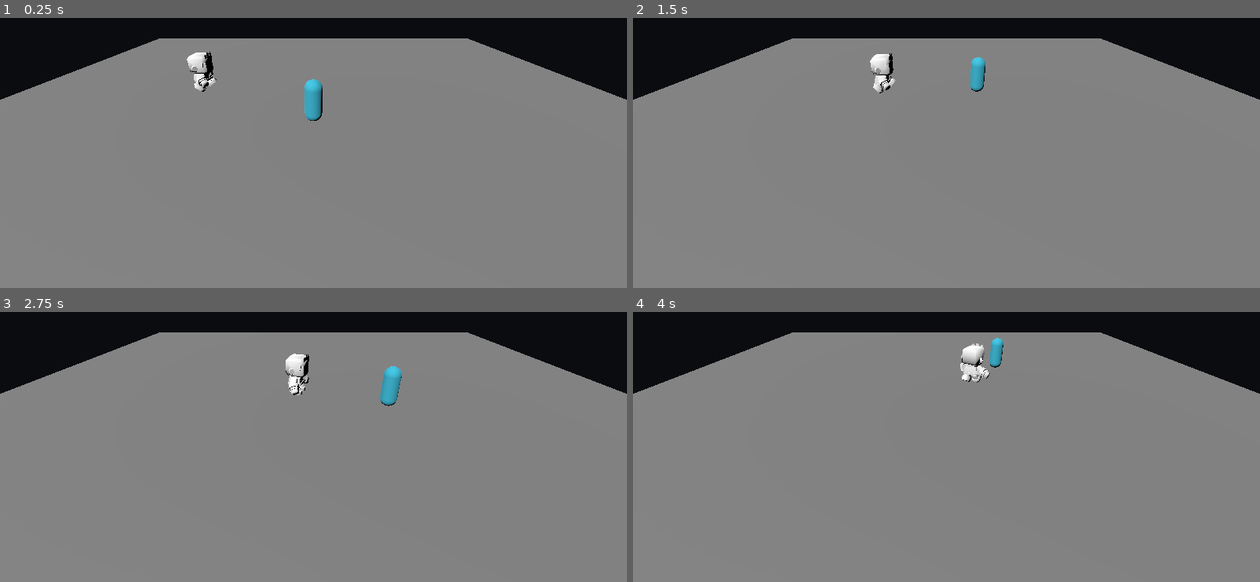
Above: before the commit, frames 1-4 (two rows, left to right).
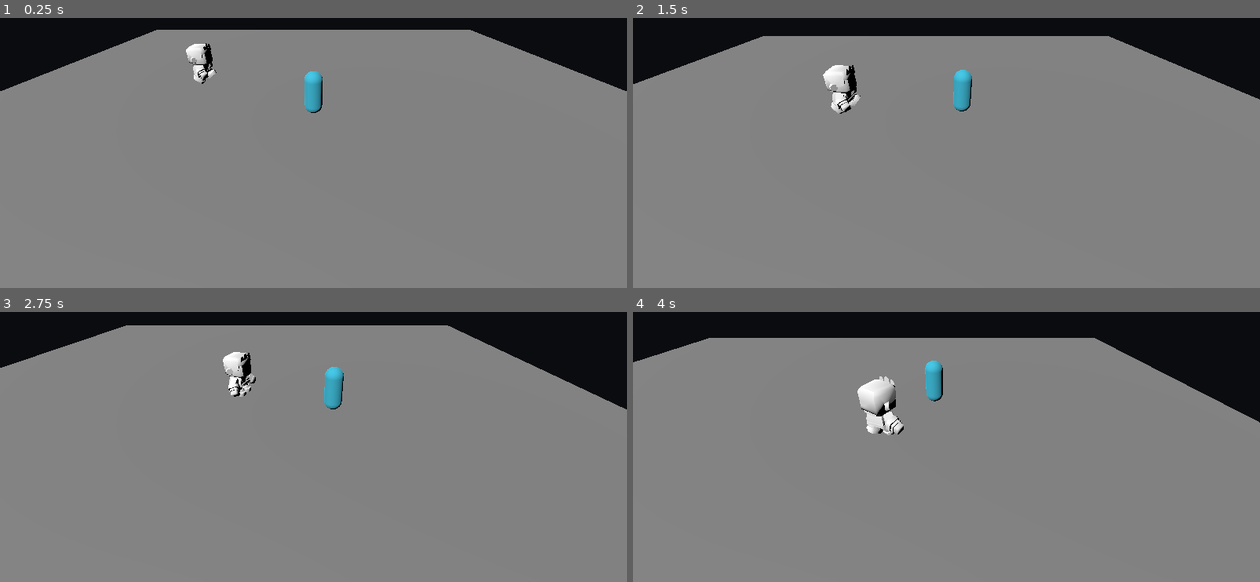
Above: after the commit, the same moments.

Repository: gabrielagudelo777-max/el-inquieto-videojuego
Game: Godot game, scene res://main.tscn
The game is run twice, just before and just after one commit, with the same random seed, the same clock (stepped at 60 frames per second) and the same inputs.
Inputs:
- Up to frame 1 (0.25 s): no input
- Up to frame 2 (1.5 s): hold D (move_right) 0.53-1.28 s; tap Shift (dash) at 0.6, 1.35 s; hold S (move_down) from 1.28 s (still down)
- Up to frame 3 (2.75 s): release S (move_down) at 2.03 s; hold D (move_right) from 2.03 s (still down); tap Shift (dash) at 2.1 s
- Up to frame 4 (4 s): release D (move_right) at 2.78 s; hold W (move_up) 2.78-3.53 s; tap Shift (dash) at 2.85, 3.6 s; hold A (move_left) from 3.53 s (still down)

The runs differ from the first frame. In frame 1, 4.0% of the frame differs, in the area x 0-100%, y 4-39%; in frame 2, 3.7%; in frame 3, 5.9%; in frame 4, 6.6%, in the area x 0-100%, y 7-46%.

Commit message:
T8 N2 - conectar camara en main.tscn

Diff:
--- a/main.tscn
+++ b/main.tscn
@@ -1,5 +1,6 @@
 [gd_scene format=3 uid="uid://d1hbjw5ryve64"]
 
+[ext_resource type="Script" path="res://camara_sigue.gd" id="4_camara_sigue"]
 [ext_resource type="Script" uid="uid://qmgeh2bmjvke" path="res://personaje.gd" id="1_personaje"]
 [ext_resource type="Script" uid="uid://kfkasjehedds" path="res://dash.gd" id="2_dash"]
 [ext_resource type="PackedScene" path="res://guardia.tscn" id="3_guardia"]
@@ -49,7 +50,11 @@
 [node name="Dash" type="Node" parent="Personaje" unique_id=728928896]
 script = ExtResource("2_dash")
 
-[node name="Camera3D" type="Camera3D" parent="." unique_id=1592525109]
+[node name="Camera3D" type="Camera3D" parent="." unique_id=1592525109 node_paths=PackedStringArray("objetivo")]
+script = ExtResource("4_camara_sigue")
+objetivo = NodePath("../Personaje")
+distancia = Vector3(0, 5, 8)
+suavizado = 3.0
 transform = Transform3D(1, 0, 0, 0, 0.8660254, 0.5, 0, -0.5, 0.8660254, 0, 5, 8)
 current = true
 
